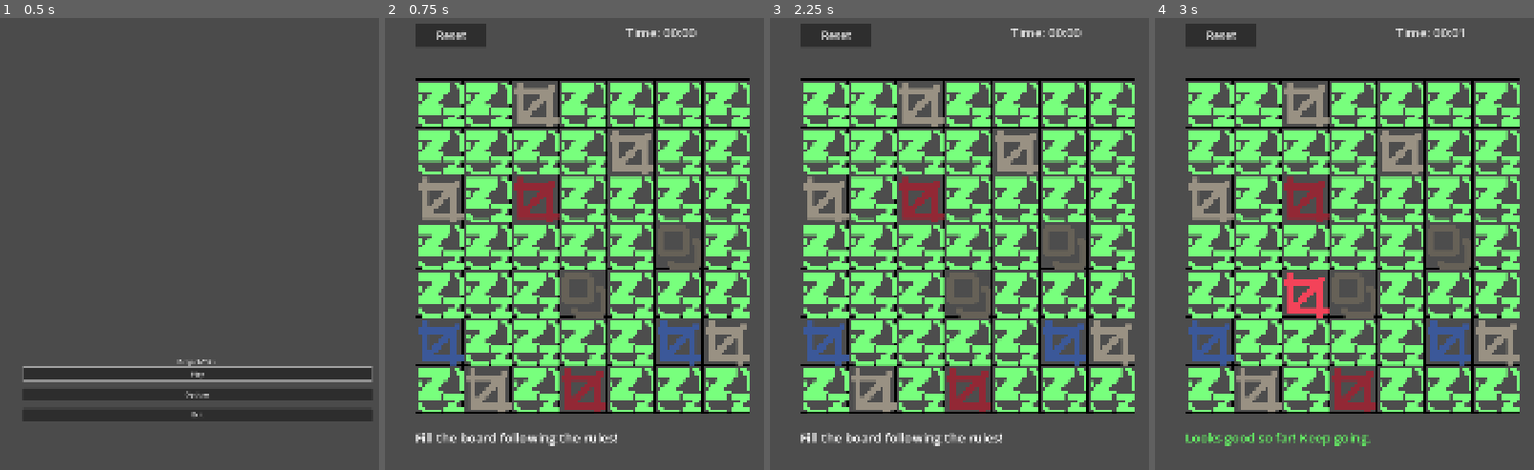
Above: before the commit, frames 1-4 (left to right).
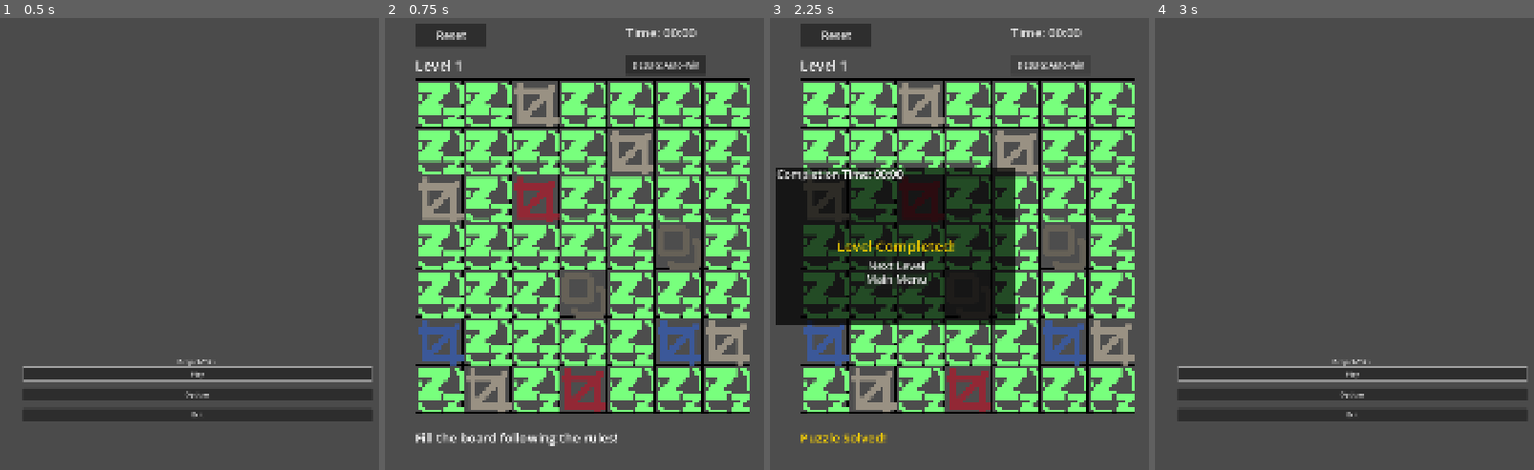
Above: after the commit, the same moments.

Repository: geeks0n-byte/project-taku
Game: Godot game, scene res://main_menu.tscn
Two runs of this game, one before a commit and one after it. Both use one fixed random seed, a clock stepped at 60 frames per second and the inputs below.
Inputs (mouse positions are in pixels of both pictures, inside the frame that each line leads up to):
- Up to frame 1 (0.5 s): no input
- Up to frame 2 (0.75 s): click "Play" at 0.5 s
- Up to frame 3 (2.25 s): click "Reset" at 1.25 s; click (1050, 63) at 2 s, where only the run after the commit has a clickable "DEBUG: Auto-Win"
- Up to frame 4 (3 s): click (1280, 280) at 2.75 s, where only the run after the commit has a clickable "Main Menu"

Frame 1 is identical in both runs. In frame 2, 0.9% of the frame differs, in the area x 8-85%, y 8-13%; in frame 3, 23%; in frame 4, 45%, in the area x 5-99%, y 1-95%.

Commit message:
Standardize victory screen font sizing conventions for action elements

Diff:
--- a/main.gd
+++ b/main.gd
@@ -2,12 +2,19 @@
 
 @export var cell_scene: PackedScene = preload("res://cell.tscn")
 @onready var grid_container = $GridContainer2D
+
+# Editor Debug Configuration
+@export var show_debug_tools: bool = true
 
 # UI Node References
 @onready var victory_panel = $VictoryLayer/VictoryPanel
 @onready var restart_button = $VictoryLayer/VictoryPanel/RestartButton
+@onready var main_menu_button = $VictoryLayer/VictoryPanel/MainMenuButton
 @onready var time_result_label = $VictoryLayer/VictoryPanel/TimeResultLabel
+@onready var win_label = $VictoryLayer/VictoryPanel/WinLabel
 @onready var status_label = $StatusLabel
+@onready var level_label = $LevelLabel
+@onready var auto_win_button = $AutoWinButton
 
 # New UI & Timer System References
 @onready var reset_button = $ResetButton
@@ -20,48 +27,80 @@
 var elapsed_seconds: int = 0
 var is_game_active: bool = true
 
+# Level Progression Variables
+var current_level_index: int = 0
+var levels: Array = []
+
 # Dictionary to hold active cell nodes: { Vector2i(x, y): CellNode }
 var board_cells = {}
 
 # Array lists to accumulate feedback messages per frame
 var error_messages = []
 
-# Updated board layout with custom blank (b) configuration (-2 = Wall)
-var level_7x7_data = {
-	# Row 0: bb2bbbb
-	Vector2i(0,0): -1, Vector2i(1,0): -1, Vector2i(2,0): 2,  Vector2i(3,0): -1, Vector2i(4,0): -1, Vector2i(5,0): -1, Vector2i(6,0): -1,
-	# Row 1: bbbb2bb
-	Vector2i(0,1): -1, Vector2i(1,1): -1, Vector2i(2,1): -1, Vector2i(3,1): -1, Vector2i(4,1): 2,  Vector2i(5,1): -1, Vector2i(6,1): -1,
-	# Row 2: 2b1bb0b
-	Vector2i(0,2): 2,  Vector2i(1,2): -1, Vector2i(2,2): 0,  Vector2i(3,2): -1, Vector2i(4,2): -1, Vector2i(5,2): -1,  Vector2i(6,2): -1,
-	# Row 3: bbbbb2b
-	Vector2i(0,3): -1, Vector2i(1,3): -1, Vector2i(2,3): -1, Vector2i(3,3): -1, Vector2i(4,3): -1, Vector2i(5,3): -2,  Vector2i(6,3): -1,
-	# Row 4: bbb2bbb
-	Vector2i(0,4): -1, Vector2i(1,4): -1, Vector2i(2,4): -1, Vector2i(3,4): -2,  Vector2i(4,4): -1, Vector2i(5,4): -1, Vector2i(6,4): -1,
-	# Row 5: 1bbbb12
-	Vector2i(0,5): 1,  Vector2i(1,5): -1, Vector2i(2,5): -1, Vector2i(3,5): -1, Vector2i(4,5): -1, Vector2i(5,5): 1,  Vector2i(6,5): 2,
-	# Row 6: b2b0bbb
-	Vector2i(0,6): -1, Vector2i(1,6): 2,  Vector2i(2,6): -1, Vector2i(3,6): 0,  Vector2i(4,6): -1, Vector2i(5,6): -1, Vector2i(6,6): -1,
-}
-
 func _ready():
+	setup_levels_data()
+
 	restart_button.pressed.connect(_on_restart_pressed)
+	main_menu_button.pressed.connect(_on_main_menu_pressed)
+
+	if auto_win_button:
+		auto_win_button.pressed.connect(_on_auto_win_pressed)
+		auto_win_button.visible = show_debug_tools
+
 	if reset_button:
 		reset_button.pressed.connect(_on_reset_pressed)
 
 	if timer_node:
 		timer_node.timeout.connect(_on_timer_timeout)
 
-	setup_timer_ui()
+	setup_ui_elements()
 	generate_board()
 
+func setup_levels_data():
+	# LEVEL 1
+	var level_1 = {
+		Vector2i(0,0): -1, Vector2i(1,0): -1, Vector2i(2,0): 2,  Vector2i(3,0): -1, Vector2i(4,0): -1, Vector2i(5,0): -1, Vector2i(6,0): -1,
+		Vector2i(0,1): -1, Vector2i(1,1): -1, Vector2i(2,1): -1, Vector2i(3,1): -1, Vector2i(4,1): 2,  Vector2i(5,1): -1, Vector2i(6,1): -1,
+		Vector2i(0,2): 2,  Vector2i(1,2): -1, Vector2i(2,2): 0,  Vector2i(3,2): -1, Vector2i(4,2): -1, Vector2i(5,2): -1,  Vector2i(6,2): -1,
+		Vector2i(0,3): -1, Vector2i(1,3): -1, Vector2i(2,3): -1, Vector2i(3,3): -1, Vector2i(4,3): -1, Vector2i(5,3): -2,  Vector2i(6,3): -1,
+		Vector2i(0,4): -1, Vector2i(1,4): -1, Vector2i(2,4): -1, Vector2i(3,4): -2,  Vector2i(4,4): -1, Vector2i(5,4): -1, Vector2i(6,4): -1,
+		Vector2i(0,5): 1,  Vector2i(1,5): -1, Vector2i(2,5): -1, Vector2i(3,5): -1, Vector2i(4,5): -1, Vector2i(5,5): 1,  Vector2i(6,5): 2,
+		Vector2i(0,6): -1, Vector2i(1,6): 2,  Vector2i(2,6): -1, Vector2i(3,6): 0,  Vector2i(4,6): -1, Vector2i(5,6): -1, Vector2i(6,6): -1,
+	}
+
+	# LEVEL 2
+	var level_2 = {
+		Vector2i(0,0): -1, Vector2i(1,0): -1, Vector2i(2,0): -1, Vector2i(3,0): -1, Vector2i(4,0): 1,  Vector2i(5,0): -1, Vector2i(6,0): -1,
+		Vector2i(0,1): -1, Vector2i(1,1): -2, Vector2i(2,1): -1, Vector2i(3,1): 2,  Vector2i(4,1): -1, Vector2i(5,1): -1, Vector2i(6,1): -1,
+		Vector2i(0,2): 0,  Vector2i(1,2): -1, Vector2i(2,2): -1, Vector2i(3,2): -1, Vector2i(4,2): -1, Vector2i(5,2): 2,  Vector2i(6,2): -1,
+		Vector2i(0,3): -1, Vector2i(1,3): -1, Vector2i(2,3): 1,  Vector2i(3,3): -1, Vector2i(4,3): 0,  Vector2i(5,3): -1, Vector2i(6,3): -1,
+		Vector2i(0,4): -1, Vector2i(1,4): 2,  Vector2i(2,4): -1, Vector2i(3,4): -1, Vector2i(4,4): -1, Vector2i(5,4): -1, Vector2i(6,4): 0,
+		Vector2i(0,5): -1, Vector2i(1,5): -1, Vector2i(2,5): -1, Vector2i(3,5): 0,  Vector2i(4,5): -1, Vector2i(5,5): -2, Vector2i(6,5): -1,
+		Vector2i(0,6): -1, Vector2i(1,6): -1, Vector2i(2,6): -1, Vector2i(3,6): -1, Vector2i(4,6): -1, Vector2i(5,6): -1, Vector2i(6,6): 1,
+	}
+
+	levels = [level_1, level_2]
+
 func _on_restart_pressed():
+	if not is_game_active:
+		if current_level_index < levels.size() - 1:
+			current_level_index += 1
+		else:
+			current_level_index = 0
 	generate_board()
 
 func _on_reset_pressed():
 	generate_board()
 
-func setup_timer_ui():
+func _on_main_menu_pressed():
+	get_tree().change_scene_to_file("res://main_menu.tscn")
+
+func _on_auto_win_pressed():
+	if not is_game_active:
+		return
+	trigger_victory()
+
+func setup_ui_elements():
 	if timer_label:
 		timer_label.add_theme_font_size_override("font_size", 32)
 		timer_label.modulate = Color(0.9, 0.9, 0.9)
@@ -73,6 +112,29 @@
 		reset_button.position = Vector2(120, 40)
 		reset_button.size = Vector2(180, 60)
 
+	if level_label:
+		level_label.add_theme_font_size_override("font_size", 36)
+		level_label.modulate = Color(1.0, 1.0, 1.0)
+		level_label.position = Vector2(120, 120)
+		level_label.size = Vector2(400, 50)
+
+	if restart_button:
+		restart_button.add_theme_font_size_override("font_size", 28) # Matched sizing override
+
+	if main_menu_button:
+		main_menu_button.text = "Main Menu"
+		main_menu_button.add_theme_font_size_override("font_size", 28) # Scaled up to match 28 uniform size
+
+	if win_label:
+		win_label.add_theme_font_size_override("font_size", 36)
+		win_label.modulate = Color(1.0, 0.84, 0.0)
+
+	if auto_win_button:
+		auto_win_button.text = "DEBUG: Auto-Win"
+		auto_win_button.add_theme_font_size_override("font_size", 20)
+		auto_win_button.position = Vector2(650, 120)
+		auto_win_button.size = Vector2(200, 50)
+
 func _on_timer_timeout():
 	if is_game_active:
 		elapsed_seconds += 1
@@ -97,6 +159,9 @@
 		timer_node.start()
 
 	grid_container.position = Vector2(120, 180)
+
+	if level_label:
+		level_label.text = "Level %d" % [current_level_index + 1]
 
 	if status_label:
 		status_label.text = "Fill the board following the rules!"
@@ -110,8 +175,10 @@
 		child.queue_free()
 	board_cells.clear()
 
-	for coord in level_7x7_data:
-		var starting_state = level_7x7_data[coord]
+	var active_level_data = levels[current_level_index]
+
+	for coord in active_level_data:
+		var starting_state = active_level_data[coord]
 
 		var cell = cell_scene.instantiate()
 		cell.coord = coord
@@ -153,21 +220,31 @@
 		status_label.text = "Looks good so far! Keep going."
 
 	if check_win_condition(all_lines_valid):
-		is_game_active = false
-		if timer_node:
-			timer_node.stop()
-
-		status_label.modulate = Color(1.0, 0.84, 0.0)
-		status_label.text = "Puzzle Solved!"
-
-		if time_result_label:
-			time_result_label.add_theme_font_size_override("font_size", 28)
-			time_result_label.text = "Completion Time: %s" % get_formatted_time()
-
-		victory_panel.custom_minimum_size = Vector2(600, 400)
-		victory_panel.size = Vector2(600, 400)
-		victory_panel.position = Vector2(60, 400)
-		victory_panel.visible = true
+		trigger_victory()
+
+func trigger_victory():
+	is_game_active = false
+	if timer_node:
+		timer_node.stop()
+
+	status_label.modulate = Color(1.0, 0.84, 0.0)
+	status_label.text = "Puzzle Solved!"
+
+	if current_level_index < levels.size() - 1:
+		if win_label: win_label.text = "Level Completed!"
+		restart_button.text = "Next Level"
+	else:
+		if win_label: win_label.text = "All Puzzles Solved! You Win!"
+		restart_button.text = "Play Again"
+
+	if time_result_label:
+		time_result_label.add_theme_font_size_override("font_size", 28)
+		time_result_label.text = "Completion Time: %s" % get_formatted_time()
+
+	victory_panel.custom_minimum_size = Vector2(600, 400)
+	victory_panel.size = Vector2(600, 400)
+	victory_panel.position = Vector2(60, 400)
+	victory_panel.visible = true
 
 func check_win_condition(all_lines_valid: bool) -> bool:
 	var board_full = true
@@ -183,7 +260,6 @@
 	var cols = {}
 	var syntax_pass = true
 
-	# Keep all cells (including walls) so physical structure is preserved
 	for coord in board_cells:
 		if coord.y not in rows:
 			rows[coord.y] = []
@@ -208,7 +284,6 @@
 	var line_is_valid = true
 	var line_name = "Row " + str(index + 1) if is_horizontal else "Column " + str(index + 1)
 
-	# Rule A: Check 3 consecutive identical symbols (Chameleon Wildcards)
 	var found_consecutive = false
 	var virtual_test_states = [0, 1]
 
@@ -218,7 +293,6 @@
 			var s2 = board_cells[coords[i+1]].state
 			var s3 = board_cells[coords[i+2]].state
 
-			# CRITICAL: If any cell in this triplet is a wall (-2), it cannot form a consecutive 3-in-a-row string!
 			if s1 == -2 or s2 == -2 or s3 == -2:
 				continue
 
@@ -239,7 +313,6 @@
 	if found_consecutive:
 		error_messages.append(line_name + " has 3 identical symbols in a row!")
 
-	# Rule B: Check balanced proportions (ignoring wildcards AND walls completely)
 	var zeros = 0
 	var ones = 0
 	var empty_count = 0
@@ -249,12 +322,10 @@
 			-1: empty_count += 1
 			0: zeros += 1
 			1: ones += 1
-			# -2 (walls) and 2 (wildcards) are ignored for proportion totals
 
 	if empty_count == 0:
 		if zeros != ones:
 			for coord in coords:
-				# Highlight errors only on playable tiles
 				if board_cells[coord].is_playable:
 					board_cells[coord].highlight_error()
 			line_is_valid = false
--- a/main.tscn
+++ b/main.tscn
@@ -16,6 +16,10 @@
 offset_bottom = 8.0
 text = "Reset"
 
+[node name="LevelLabel" type="Label" parent="." unique_id=771772162]
+offset_right = 40.0
+offset_bottom = 23.0
+
 [node name="Timer" type="Timer" parent="." unique_id=901403189]
 autostart = true
 
@@ -23,10 +27,13 @@
 offset_right = 40.0
 offset_bottom = 23.0
 
+[node name="AutoWinButton" type="Button" parent="." unique_id=336708106]
+offset_right = 8.0
+offset_bottom = 8.0
+
 [node name="VictoryLayer" type="CanvasLayer" parent="." unique_id=123771825]
 
 [node name="VictoryPanel" type="ColorRect" parent="VictoryLayer" unique_id=1482484342]
-visible = false
 anchors_preset = 15
 anchor_right = 1.0
 anchor_bottom = 1.0
@@ -64,6 +71,21 @@
 grow_vertical = 2
 text = "Play Again"
 
+[node name="MainMenuButton" type="Button" parent="VictoryLayer/VictoryPanel" unique_id=2032472209]
+layout_mode = 1
+anchors_preset = 8
+anchor_left = 0.5
+anchor_top = 0.5
+anchor_right = 0.5
+anchor_bottom = 0.5
+offset_left = -4.0
+offset_top = 79.0
+offset_right = 4.0
+offset_bottom = 87.0
+grow_horizontal = 2
+grow_vertical = 2
+text = "Main Menu"
+
 [node name="TimeResultLabel" type="Label" parent="VictoryLayer/VictoryPanel" unique_id=763166549]
 layout_mode = 0
 offset_right = 40.0
